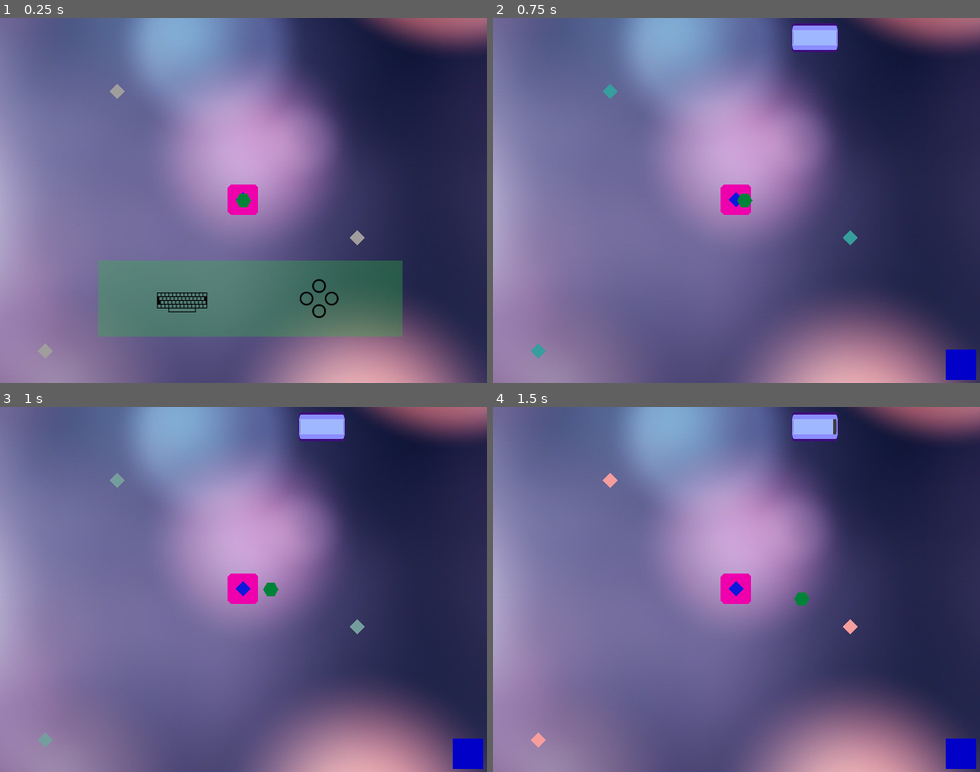
Above: before the commit, frames 1-4 (two rows, left to right).
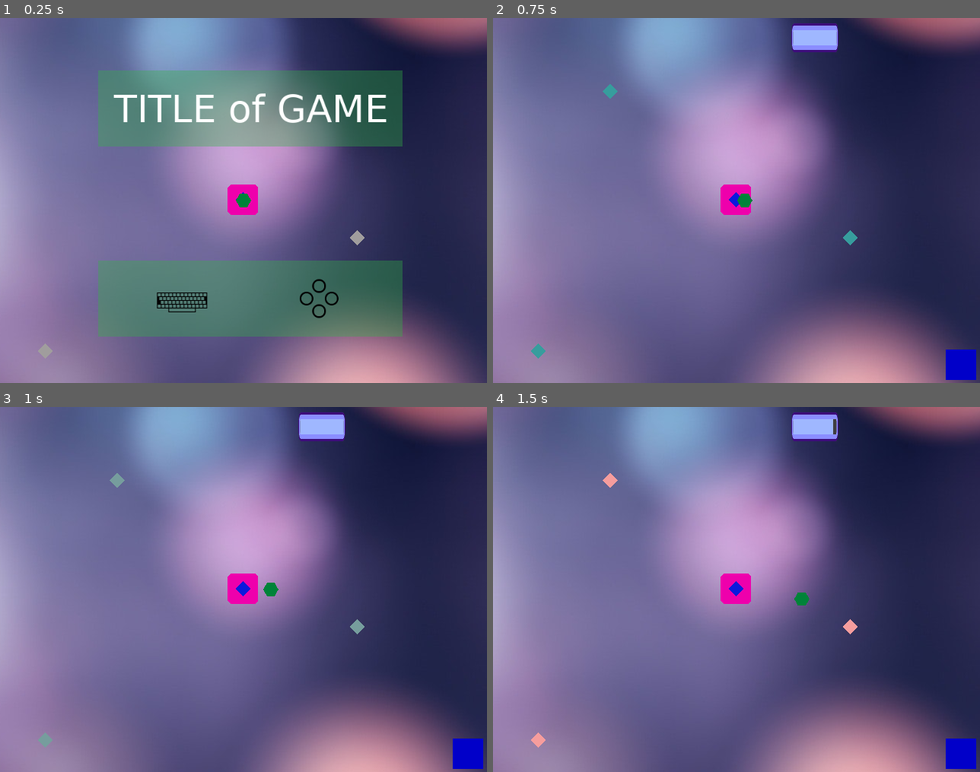
Above: after the commit, the same moments.

Repository: rikkiprince/ggj19-yyc-home
Game: Godot game, scene res://MainScene.tscn
The game is run twice, just before and just after one commit, with the same random seed, the same clock (stepped at 60 frames per second) and the same inputs.
Inputs:
- Up to frame 1 (0.25 s): no input
- Up to frame 2 (0.75 s): tap Enter (ui_accept) at 0.5 s; hold D from 0.53 s (still down); hold Enter (ui_accept) from 0.53 s (still down)
- Up to frame 3 (1 s): keep holding D; keep holding Enter (ui_accept)
- Up to frame 4 (1.5 s): release D at 1.28 s; release Enter (ui_accept) at 1.28 s; hold S from 1.28 s (still down); tap Enter (ui_accept) at 1.35 s

The runs differ from the first frame. In frame 1, 13% of the frame differs, in the area x 20-83%, y 14-36%; in frame 2, nothing differs; in frame 3, nothing differs; in frame 4, nothing differs.

Commit message:
all art for splash screen and pause

Diff:
--- a/godot-project/MainScene.tscn
+++ b/godot-project/MainScene.tscn
@@ -20,7 +20,7 @@
 [ext_resource path="res://Levels/LevelEast.tscn" type="PackedScene" id=18]
 [ext_resource path="res://SplashScreen/SplashScreen.tscn" type="PackedScene" id=19]
 
-[node name="MainScene" type="Node" index="0"]
+[node name="MainScene" type="Node"]
 
 script = ExtResource( 1 )
 
--- a/godot-project/SplashScreen/SplashScreen.gd
+++ b/godot-project/SplashScreen/SplashScreen.gd
@@ -13,10 +13,12 @@
 	timer.wait_time = .75
 	timer.start()
 	startScreenVisible(false)
+	get_node("PauseMsg").visible = false
 
 func startScreenVisible(value):
 	get_parent().get_node("Obstacle").visible = value
 	get_parent().get_node("UI/Node2D").visible = value
+	get_parent().get_node("PowerUp4").visible = value
 
 func tick():
 	get_node("ButtonsAnim").nextFrame()
@@ -27,6 +29,7 @@
 	get_node("Polygon2D").visible = false
 	get_node("KeyboardAnim").visible = false
 	get_node("ButtonsAnim").visible = false
+	get_node("Polygon2D2").visible = false
 	timer.stop()
 	startScreenVisible(true)
 
@@ -34,8 +37,13 @@
 func _process(delta):
 	if Input.is_action_pressed("ui_cancel"):
 		get_tree().paused = true
+		if gameStarted:
+			get_node("PauseMsg").visible = true
 	if Input.is_action_pressed("ui_accept"):
 		get_tree().paused = false
-		startGame()
+		if (!gameStarted):
+			startGame()
+		else:
+			get_node("PauseMsg").visible = false
 	if Input.is_action_pressed("ui_quit"):
 		get_tree().quit()
--- a/godot-project/SplashScreen/SplashScreen.tscn
+++ b/godot-project/SplashScreen/SplashScreen.tscn
@@ -1,12 +1,14 @@
-[gd_scene load_steps=6 format=2]
+[gd_scene load_steps=8 format=2]
 
 [ext_resource path="res://SplashScreen/SplashScreen.gd" type="Script" id=1]
-[ext_resource path="res://SplashScreen/buttonstilesheet1.png" type="Texture" id=2]
-[ext_resource path="res://SplashScreen/Sprite.gd" type="Script" id=3]
-[ext_resource path="res://SplashScreen/keyboardanim1.png" type="Texture" id=4]
-[ext_resource path="res://SplashScreen/KeyboardAnim.gd" type="Script" id=5]
+[ext_resource path="res://SplashScreen/Title.png" type="Texture" id=2]
+[ext_resource path="res://SplashScreen/buttonstilesheet1.png" type="Texture" id=3]
+[ext_resource path="res://SplashScreen/Sprite.gd" type="Script" id=4]
+[ext_resource path="res://SplashScreen/keyboardanim1.png" type="Texture" id=5]
+[ext_resource path="res://SplashScreen/KeyboardAnim.gd" type="Script" id=6]
+[ext_resource path="res://SplashScreen/pause.png" type="Texture" id=7]
 
-[node name="SplashScreen" type="Node2D"]
+[node name="SplashScreen" type="Node2D" index="0"]
 
 pause_mode = 2
 script = ExtResource( 1 )
@@ -28,19 +30,48 @@
 invert_enable = false
 invert_border = 100.0
 
-[node name="ButtonsAnim" type="Sprite" parent="." index="1"]
+[node name="Polygon2D2" type="Polygon2D" parent="." index="1"]
+
+position = Vector2( 0, -250 )
+polygon = PoolVector2Array( 200, -50, 200, 50, -200, 50, -200, -50 )
+uv = PoolVector2Array(  )
+color = Color( 0.193329, 0.707031, 0.261555, 0.359098 )
+vertex_colors = PoolColorArray(  )
+offset = Vector2( 0, 0 )
+antialiased = false
+texture = null
+texture_offset = Vector2( 0, 0 )
+texture_scale = Vector2( 1, 1 )
+texture_rotation_degrees = 0.0
+invert_enable = false
+invert_border = 100.0
+_sections_unfolded = [ "Transform" ]
+
+[node name="Sprite" type="Sprite" parent="Polygon2D2" index="0"]
+
+scale = Vector2( 0.8, 0.8 )
+texture = ExtResource( 2 )
+_sections_unfolded = [ "Transform" ]
+
+[node name="ButtonsAnim" type="Sprite" parent="." index="2"]
 
 position = Vector2( 90, 0 )
 scale = Vector2( 0.75, 0.75 )
-texture = ExtResource( 2 )
+texture = ExtResource( 3 )
 hframes = 2
-script = ExtResource( 3 )
+script = ExtResource( 4 )
 _sections_unfolded = [ "Animation", "Offset", "Transform" ]
 
-[node name="KeyboardAnim" type="Sprite" parent="." index="2"]
+[node name="KeyboardAnim" type="Sprite" parent="." index="3"]
 
 position = Vector2( -90, 0 )
-texture = ExtResource( 4 )
+texture = ExtResource( 5 )
 hframes = 2
-script = ExtResource( 5 )
+script = ExtResource( 6 )
 _sections_unfolded = [ "Animation", "Transform" ]
+
+[node name="PauseMsg" type="Sprite" parent="." index="4"]
+
+position = Vector2( -10, -250 )
+texture = ExtResource( 7 )
+_sections_unfolded = [ "Transform" ]
Not shown: 1 places in godot-project/MainScene.tscn that only renumber resources
Binary file added: godot-project/SplashScreen/Title.png
Not shown, added: godot-project/SplashScreen/Title.png.import
Binary file added: godot-project/SplashScreen/pause.png
Not shown, added: godot-project/SplashScreen/pause.png.import
